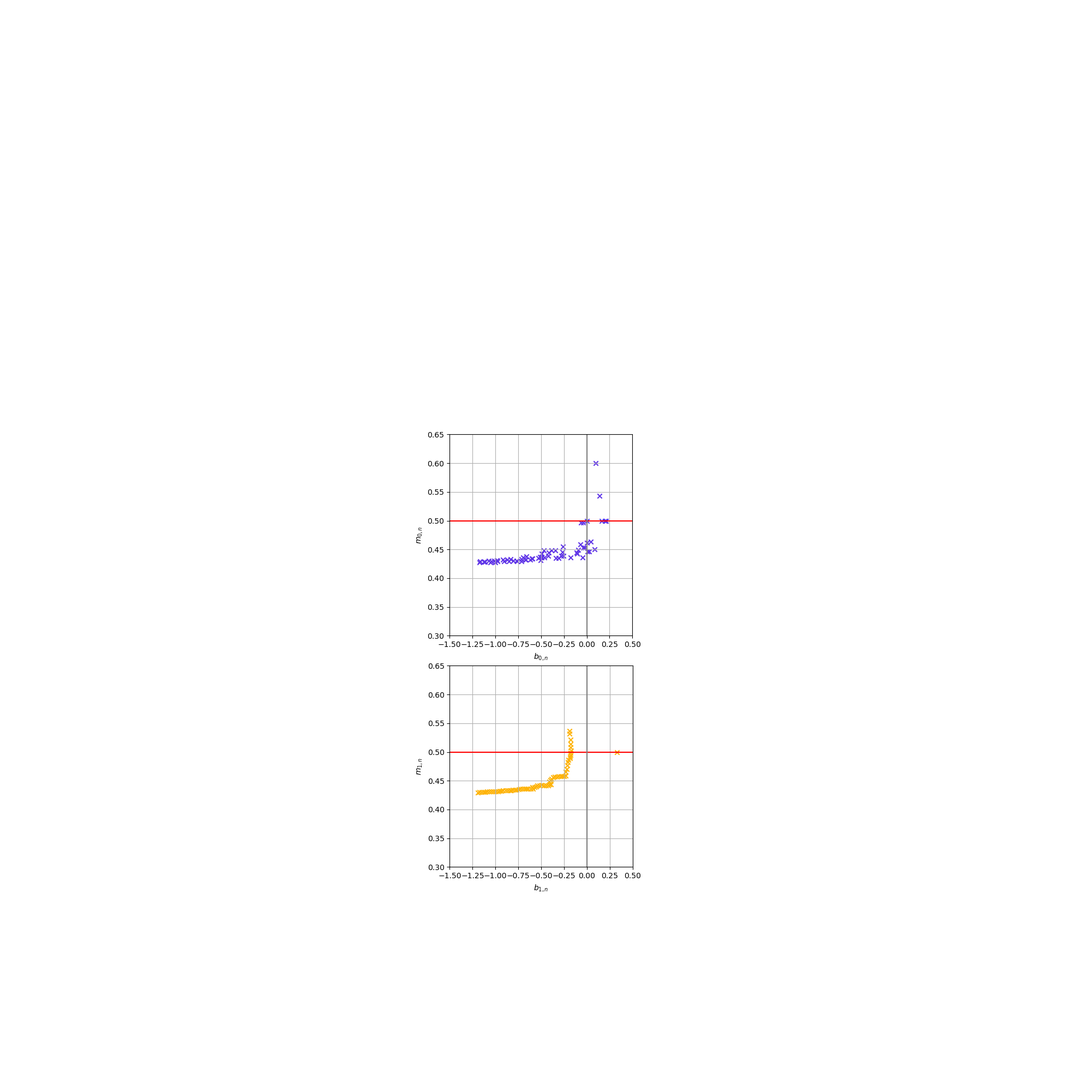
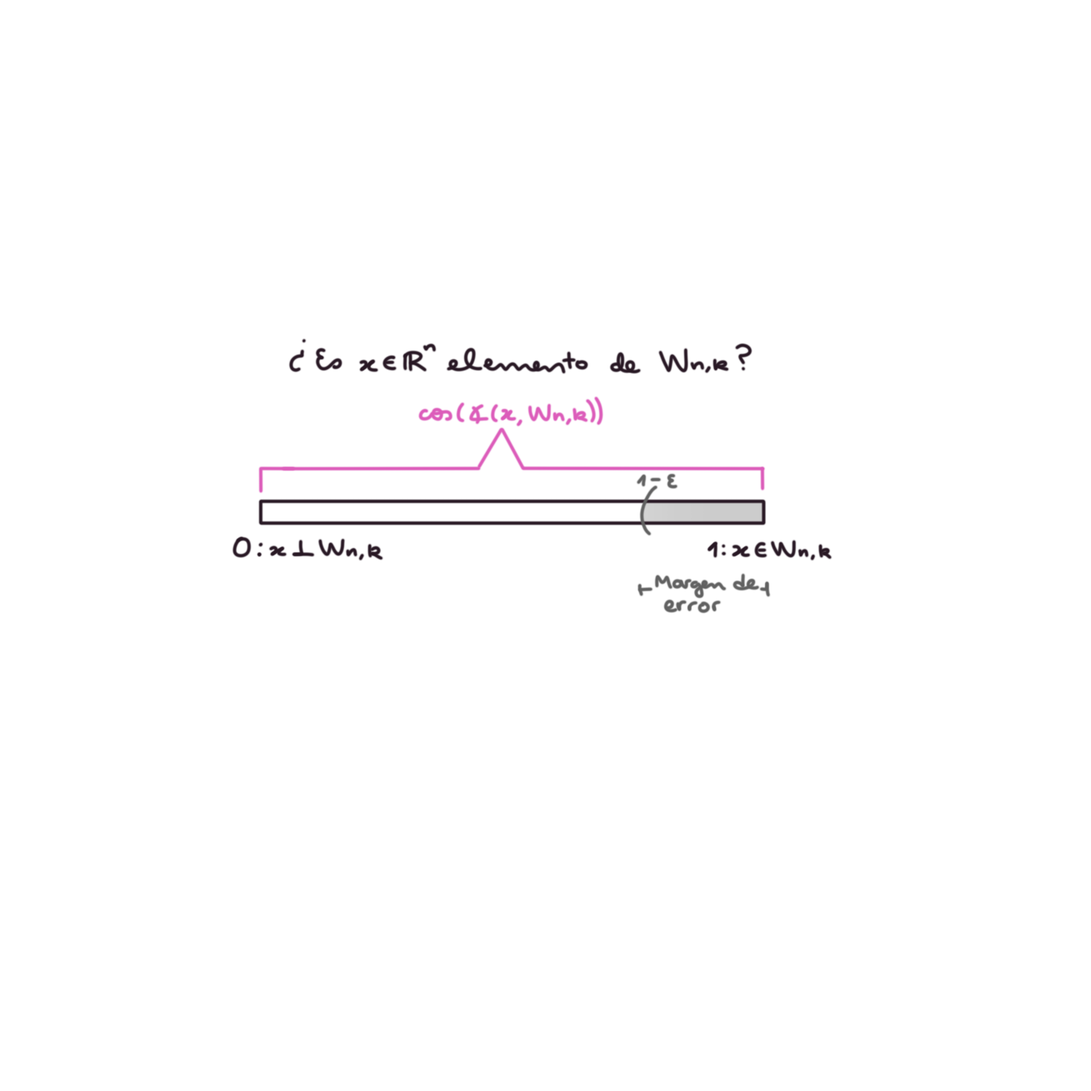
Two versions of the same layered image (1091px x 1091px). Layer-by-layer changes:
added layer "Paint Layer 9" above "Paint Layer 8" over [628, 454, 699, 559]
added layer "Paint Layer 8" above "Paint Layer 10" over [231, 349, 833, 594]
added layer "Paint Layer 10" above "Paint Layer 8 (pasted)" over [279, 337, 804, 629]
hid "Paint Layer 8 (pasted)" (1st of 4), painted on it over [231, 395, 699, 893]
